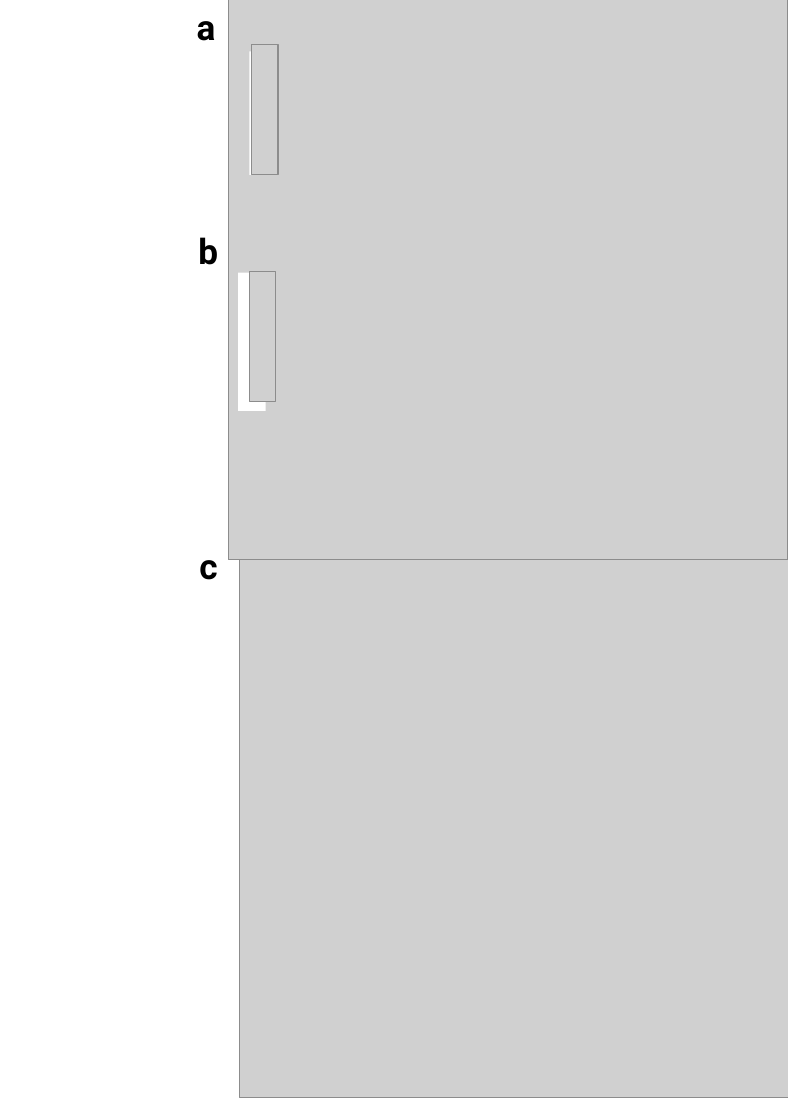
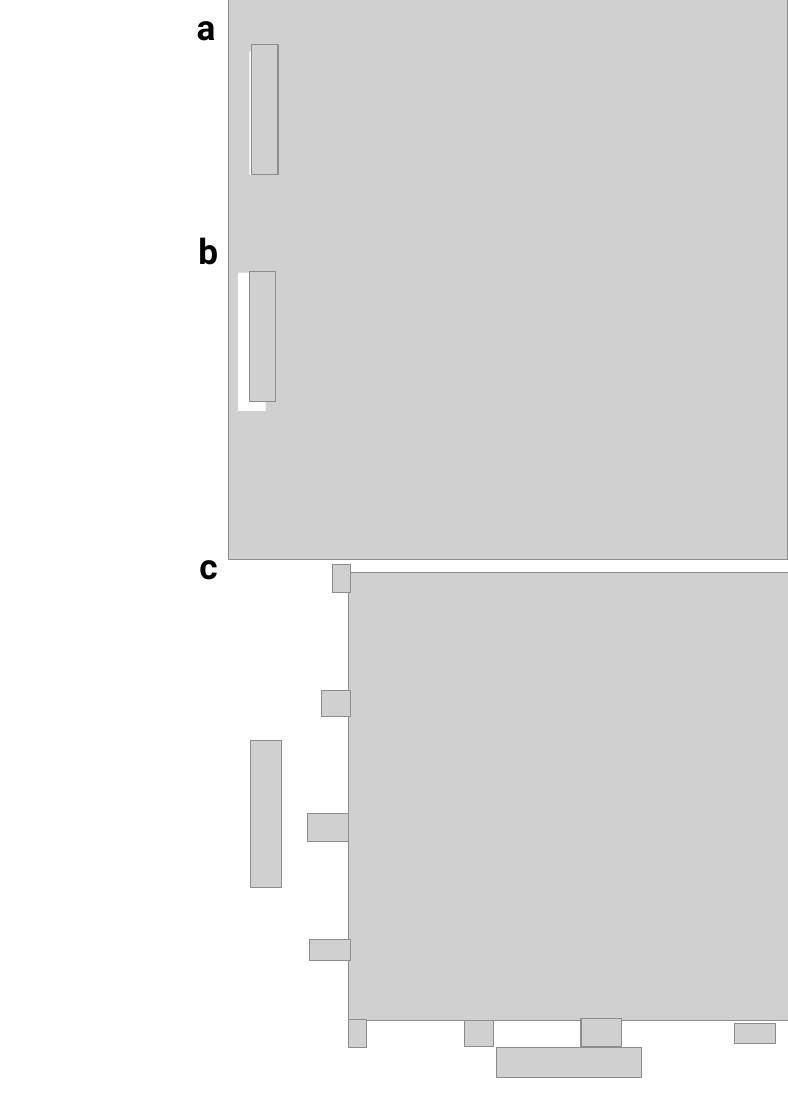
Before and after one commit to meyresearch/amino_acid_distance_distributions, a slide deck: slide 1 of plots/Fig2.pptx. Drawn at 788x1120 pixels with LibreOffice and Linux fonts; fonts in the diff are those of the drawing; grey boxes stand for pictures. Boxes give left, top, right and bottom in pixels: in the first picture for what was removed or moved away, otherwise in the second. Text is boxed around its words. In the diff, an @@ line names an element or a change of style, - is before the commit and + after.

```diff
--- a/plots/Fig2.pptx
+++ b/plots/Fig2.pptx
@@ picture added at (333, 565, 351, 593) @@
@@ picture: place and size @@
-picture at (239, 560, 788, 1098)
+picture at (349, 573, 788, 1021)
@@ picture added at (321, 691, 351, 716) @@
@@ picture added at (251, 741, 281, 888) @@
@@ picture added at (308, 814, 348, 843) @@
@@ picture added at (310, 940, 351, 960) @@
@@ picture added at (582, 1019, 622, 1047) @@
@@ picture added at (349, 1020, 367, 1048) @@
@@ picture added at (465, 1021, 494, 1046) @@
@@ picture added at (496, 1047, 642, 1077) @@
@@ picture added at (734, 1023, 775, 1043) @@
```
Also in this commit, not shown: 5 other files.
